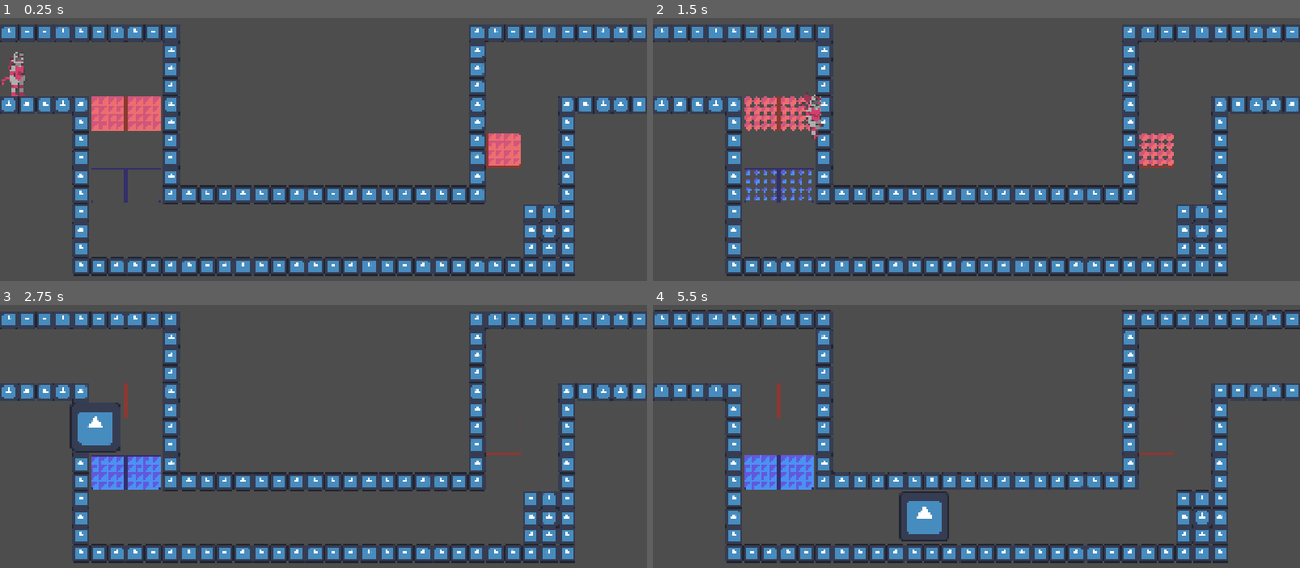
Above: before the commit, frames 1-4 (two rows, left to right).
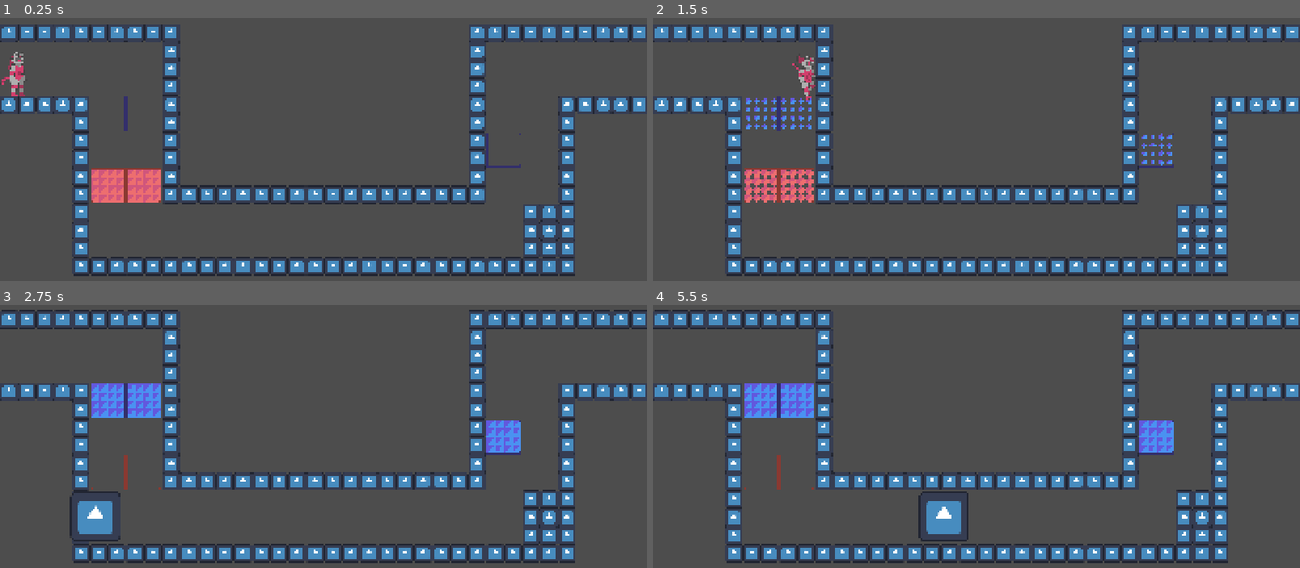
Above: after the commit, the same moments.

Repository: MatheoBrassart/The-Adventure-of-Beep-n-Boo-p
Game: Godot game, scene res://scenes/levels/villeenruines_b_3.tscn
The game is run twice, just before and just after one commit, with the same random seed, the same clock (stepped at 60 frames per second) and the same inputs. This scene is started directly instead of the project's main scene. The engine's default icon, where the game draws it, is replaced by a stand-in: a white triangle on a blue panel in a dark square.
Inputs:
- Up to frame 1 (0.25 s): no input
- Up to frame 2 (1.5 s): tap Enter at 0.5 s; hold D (move_right) from 0.53 s (still down); tap Shift (switch_character) at 0.6, 1.35 s; tap Space (jump) at 0.77 s
- Up to frame 3 (2.75 s): tap Space (jump) at 1.52 s; release D (move_right) at 2.03 s; hold A (move_left) from 2.03 s (still down); tap Shift (switch_character) at 2.1 s
- Up to frame 4 (5.5 s): release A (move_left) at 2.78 s; hold D (move_right) 2.78-4.28 s; tap Shift (switch_character) every 0.75 s from 2.85 to 5.1 s; tap Space (jump) at 3.02, 3.77, 4.52 s; hold A (move_left) 4.28-5.03 s; hold D (move_right) from 5.03 s (still down)

The runs differ from the first frame. In frame 1, 3.5% of the frame differs, in the area x 14-81%, y 29-71%; in frame 2, 3.1%; in frame 3, 6.9%, in the area x 0-100%, y 1-99%; in frame 4, 4.6%.

Commit message:
Level switcher checking which character is active

Diff:
--- a/the-adventure-of-beep-n'-boop/scenes/levels/villeenruines_b_3.tscn
+++ b/the-adventure-of-beep-n'-boop/scenes/levels/villeenruines_b_3.tscn
@@ -58,20 +58,21 @@
 
 [node name="BlocChange" parent="Level elements" instance=ExtResource("3_scb6h")]
 position = Vector2(192, 320)
+WHICH_CHARACTER_IS_IT = 1
 
 [node name="BlocChange2" parent="Level elements" instance=ExtResource("3_scb6h")]
 position = Vector2(256, 320)
+WHICH_CHARACTER_IS_IT = 1
 
 [node name="BlocChange3" parent="Level elements" instance=ExtResource("3_scb6h")]
 position = Vector2(192, 448)
-WHICH_CHARACTER_IS_IT = 1
 
 [node name="BlocChange4" parent="Level elements" instance=ExtResource("3_scb6h")]
 position = Vector2(256, 448)
-WHICH_CHARACTER_IS_IT = 1
 
 [node name="BlocChange5" parent="Level elements" instance=ExtResource("3_scb6h")]
 position = Vector2(896, 384)
+WHICH_CHARACTER_IS_IT = 1
 
 [node name="TileMapLayer" type="TileMapLayer" parent="."]
 tile_map_data = PackedByteArray("AAAEABAAAAAAAAAAAQAfABAAAAAAAAAAAQAfAAsAAAAAAAAAAQAfAAwAAAAAAAAAAQAfAA0AAAAAAAAAAQAfAA …(1872 unchanged characters)…
--- a/the-adventure-of-beep-n'-boop/scenes/levels/villeenruines_b_4.tscn
+++ b/the-adventure-of-beep-n'-boop/scenes/levels/villeenruines_b_4.tscn
@@ -58,11 +58,9 @@
 
 [node name="BlocChange" parent="Level elements" instance=ExtResource("3_2x0iw")]
 position = Vector2(736, 416)
-WHICH_CHARACTER_IS_IT = 1
 
 [node name="BlocChange2" parent="Level elements" instance=ExtResource("3_2x0iw")]
 position = Vector2(800, 288)
-WHICH_CHARACTER_IS_IT = 1
 
 [node name="TileMapLayer" type="TileMapLayer" parent="."]
 tile_map_data = PackedByteArray("AAD//xAAAAAAAAAAAQAAABAAAAAAAAAAAQABABAAAAAAAAAAAQACABAAAAAAAAAAAQADABAAAAAAAAAAAQD//w …(2192 unchanged characters)…
--- a/the-adventure-of-beep-n'-boop/scripts/game_informations.gd
+++ b/the-adventure-of-beep-n'-boop/scripts/game_informations.gd
@@ -9,6 +9,7 @@
 var listOfLevels = [LEVELTEST_1, LEVELTEST_2]
 
 var WHERE_TO_RESPAWN_PLAYER = 0
+var WHICH_CHARACTER_TO_RESPAWN = 0
 
 func _process(_delta: float) -> void:
 
--- a/the-adventure-of-beep-n'-boop/scripts/level_switcher.gd
+++ b/the-adventure-of-beep-n'-boop/scripts/level_switcher.gd
@@ -14,5 +14,6 @@
 
 	if body.is_in_group("Player") == true:
 		get_tree().get_first_node_in_group("GameInformations").WHERE_TO_RESPAWN_PLAYER = TO_WHICH_ENTRANCE_DOES_IT_LEADS
+		get_tree().get_first_node_in_group("GameInformations").WHICH_CHARACTER_TO_RESPAWN = body.CURRENT_ACTIVE_CHARACTER
 		var LEVEL_TO_LEAD_TO = "res://scenes/levels/" + TO_WHICH_WORLD_DOES_IT_LEADS + "_" + TO_WHICH_SECTION_DOES_IT_LEADS + "_" + TO_WHICH_LEVEL_DOES_IT_LEADS + ".tscn"
 		get_tree().change_scene_to_file.call_deferred(LEVEL_TO_LEAD_TO)
--- a/the-adventure-of-beep-n'-boop/scripts/player.gd
+++ b/the-adventure-of-beep-n'-boop/scripts/player.gd
@@ -28,6 +28,9 @@
 
 func _ready() -> void:
 
+	# Check at which location the player should spawn/respawn and which character should the player be respawn as
+	check_respawn_informations()
+
 	# When appearing, hides the incorrect sprite and set the correct one as rightSprite
 	if CURRENT_ACTIVE_CHARACTER == 0:
 		animatedSpriteBeep.show()
@@ -35,9 +38,6 @@
 	else:
 		spriteBoop.show()
 		animatedSpriteBeep.hide()
-
-	# Check at which location the player should spawn/respawn
-	check_respawn_location()
 
 
 func _physics_process(delta: float) -> void:
@@ -129,8 +129,12 @@
 	ACCELERATION = 10
 
 
-func check_respawn_location():
+func check_respawn_informations():
 
 	# Gets to which position the player should respawn in GameInformations, then teleports them
 	if gameInformations.WHERE_TO_RESPAWN_PLAYER == 1:
 		position = get_tree().get_first_node_in_group("PlayerSpawn1").position
+
+	# Gets the last active character, and respawn the player as them
+	if gameInformations.WHICH_CHARACTER_TO_RESPAWN == 1:
+		CURRENT_ACTIVE_CHARACTER = 1
